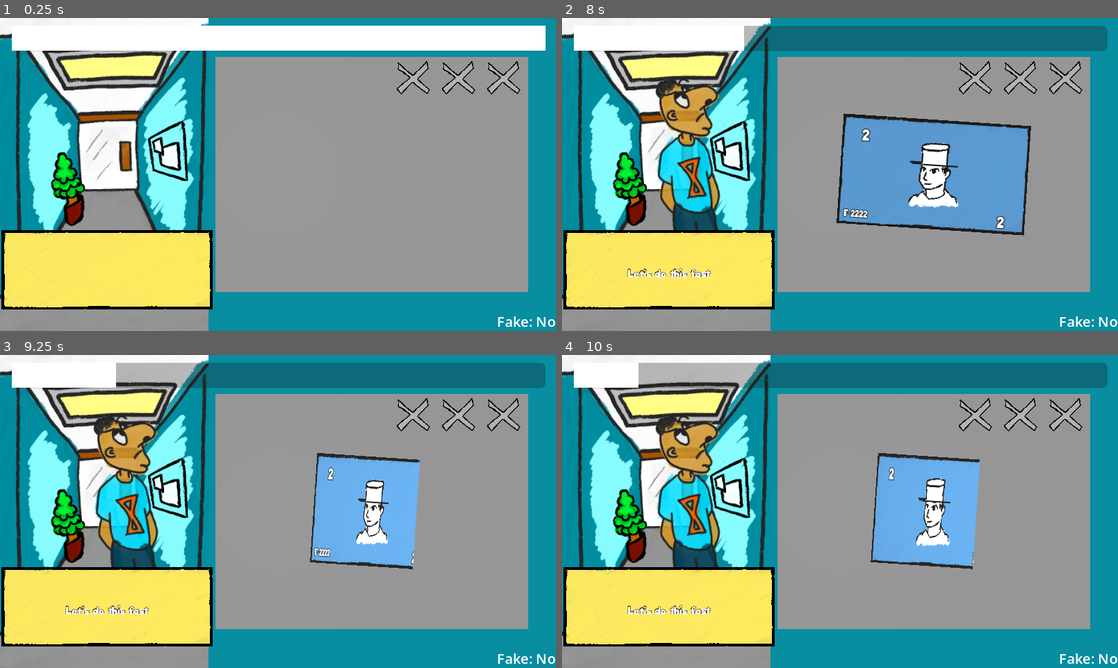
Above: before the commit, frames 1-4 (two rows, left to right).
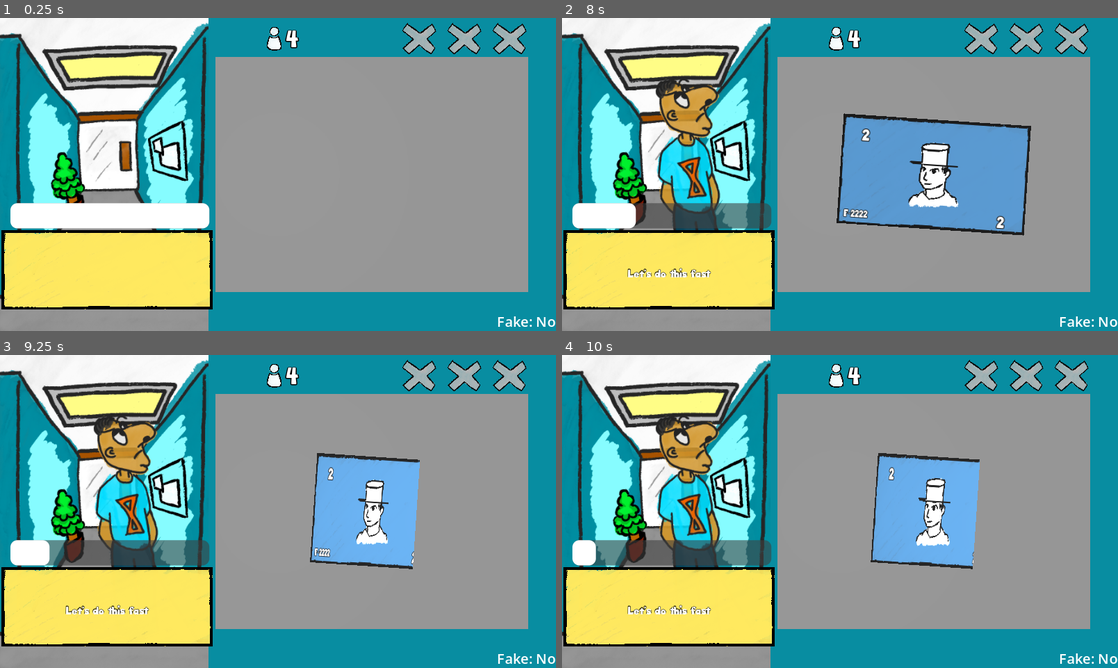
Above: after the commit, the same moments.

Repository: KaitoGameDev/brackeys-gj-2026-2
Game: Godot game, scene res://source/main.tscn
Two runs of this game, one before a commit and one after it. Both use one fixed random seed, a clock stepped at 60 frames per second and the inputs below.
Inputs (mouse positions are in pixels of both pictures, inside the frame that each line leads up to):
- Up to frame 1 (0.25 s): no input
- Up to frame 2 (8 s): move the mouse to (962, 158) at 0.52 s; click (962, 158) at 0.67 s; move the mouse to (728, 190) at 1.27 s; click (728, 190) at 1.42 s; move the mouse to (895, 105) at 2.02 s; click (895, 105) at 2.17 s; move the mouse to (812, 237) at 2.77 s; click (812, 237) at 2.92 s; move the mouse to (1006, 221) at 3.52 s; click (1006, 221) at 3.67 s; move the mouse to (673, 127) at 4.27 s; click (673, 127) at 4.42 s; move the mouse to (867, 174) at 5.02 s; click (867, 174) at 5.17 s; move the mouse to (756, 96) at 5.77 s; click (756, 96) at 5.92 s; move the mouse to (962, 158) at 6.52 s; click (962, 158) at 6.67 s; move the mouse to (728, 190) at 7.27 s; click (728, 190) at 7.42 s
- Up to frame 3 (9.25 s): move the mouse to (333, 442) at 8.02 s; click (333, 442) at 8.17 s; move the mouse to (250, 574) at 8.77 s; click (250, 574) at 8.92 s
- Up to frame 4 (10 s): move the mouse to (1006, 558) at 9.52 s; click (1006, 558) at 9.67 s

The runs differ from the first frame. In frame 1, 9.2% of the frame differs, in the area x 1-99%, y 1-68%; in frame 2, 9.1%; in frame 3, 9.7%; in frame 4, 10%.

Commit message:
move stress bar, count clients, change strike icons

Diff:
--- a/source/main.tscn
+++ b/source/main.tscn
@@ -5,8 +5,10 @@
 [ext_resource type="PackedScene" uid="uid://cgphrv0vs5qic" path="res://source/clients/client_spawner.tscn" id="2_62cc7"]
 [ext_resource type="Script" uid="uid://cdgknd6qunwba" path="res://source/clients/client_resource.gd" id="3_s8x7u"]
 [ext_resource type="Resource" uid="uid://me8molp66ws5" path="res://resources/clients/gramma.tres" id="4_4naa1"]
+[ext_resource type="Texture2D" uid="uid://clg4fcqcfwolp" path="res://assets/icons/people_icon.png" id="4_d5d55"]
 [ext_resource type="PackedScene" uid="uid://c7cr7cw7tvlch" path="res://source/strikes/strikes_container.tscn" id="4_rewae"]
 [ext_resource type="Resource" uid="uid://ymrln18bsxm4" path="res://resources/clients/ulises.tres" id="5_1elff"]
+[ext_resource type="FontFile" uid="uid://bq7fh1y3is7sg" path="res://assets/fonts/Big_Bottom_Typeface_Normal.ttf" id="5_5aqvd"]
 [ext_resource type="Resource" uid="uid://n4vjcmdxhncl" path="res://resources/clients/chuck.tres" id="6_2uit2"]
 [ext_resource type="Texture2D" uid="uid://d2pvvijie7tql" path="res://assets/Bank.png" id="7_4naa1"]
 [ext_resource type="Script" uid="uid://3icy6k2k177c" path="res://source/money/money_resource.gd" id="8_money"]
@@ -38,6 +40,15 @@
 fake_alter_count = 2
 patience_duration = 6.0
 
+[sub_resource type="StyleBoxFlat" id="StyleBoxFlat_rewae"]
+bg_color = Color(0.2509804, 0.2509804, 0.2509804, 0.59607846)
+border_color = Color(0, 0, 0, 1)
+corner_radius_top_left = 8
+corner_radius_top_right = 8
+corner_radius_bottom_right = 8
+corner_radius_bottom_left = 8
+corner_detail = 16
+
 [sub_resource type="Resource" id="Resource_rewae"]
 script = ExtResource("8_wcfg")
 money_count = 10
@@ -48,6 +59,11 @@
 
 [sub_resource type="StyleBoxFlat" id="StyleBoxFlat_2uit2"]
 bg_color = Color(1, 1, 1, 1)
+corner_radius_top_left = 8
+corner_radius_top_right = 8
+corner_radius_bottom_right = 8
+corner_radius_bottom_left = 8
+corner_detail = 16
 
 [sub_resource type="BoxMesh" id="BoxMesh_8heyh"]
 
@@ -82,7 +98,7 @@
 [node name="WaveController" type="Node" parent="Controllers" unique_id=615429479 node_paths=PackedStringArray("money_swipe_controller", "wave_label", "bill_auth_label", "wave_progress_bar")]
 script = ExtResource("2_1elff")
 money_swipe_controller = NodePath("../MoneySwipeController")
-wave_label = NodePath("../../CanvasLayer/WaveContainer/Label")
+wave_label = NodePath("../../CanvasLayer/WaveContainer/PeopleIcon/PeopleCounter")
 bill_auth_label = NodePath("../../CanvasLayer/DebugContainer/BillAuth")
 wave_progress_bar = NodePath("../../CanvasLayer/WaveContainer/ProgressBar")
 waves = Array[ExtResource("8_wcfg")]([SubResource("WaveConfig_1"), SubResource("WaveConfig_2"), SubResource("WaveConfig_3"), SubResource("Resource_rewae")])
@@ -96,31 +112,45 @@
 anchor_right = 1.0
 grow_horizontal = 2
 
-[node name="Label" type="Label" parent="CanvasLayer/WaveContainer" unique_id=511928219]
-visible = false
+[node name="ProgressBar" type="ProgressBar" parent="CanvasLayer/WaveContainer" unique_id=573205662]
 layout_mode = 1
-anchors_preset = 15
-anchor_right = 1.0
-anchor_bottom = 1.0
+anchors_preset = -1
+anchor_left = 0.01875
+anchor_top = 2.84
+anchor_right = 0.3765625
+anchor_bottom = 3.2266667
 grow_horizontal = 2
 grow_vertical = 2
-text = "Wave 1/99"
-horizontal_alignment = 2
-
-[node name="ProgressBar" type="ProgressBar" parent="CanvasLayer/WaveContainer" unique_id=573205662]
-layout_mode = 1
-anchors_preset = 15
-anchor_right = 1.0
-anchor_bottom = 1.0
-offset_left = 14.0
-offset_top = 9.0
-offset_right = -12.0
-offset_bottom = -37.0
-grow_horizontal = 2
-grow_vertical = 2
+theme_override_styles/background = SubResource("StyleBoxFlat_rewae")
 theme_override_styles/fill = SubResource("StyleBoxFlat_2uit2")
 value = 50.0
 show_percentage = false
+metadata/_edit_use_anchors_ = true
+
+[node name="PeopleIcon" type="TextureRect" parent="CanvasLayer/WaveContainer" unique_id=304296803]
+layout_mode = 0
+offset_left = 296.0
+offset_top = 5.0
+offset_right = 336.0
+offset_bottom = 45.0
+texture = ExtResource("4_d5d55")
+expand_mode = 5
+
+[node name="PeopleCounter" type="Label" parent="CanvasLayer/WaveContainer/PeopleIcon" unique_id=511928219]
+layout_mode = 1
+anchors_preset = -1
+anchor_left = 0.825
+anchor_top = -0.3
+anchor_right = 1.85
+anchor_bottom = 0.925
+grow_horizontal = 0
+grow_vertical = 2
+theme_override_constants/outline_size = 5
+theme_override_fonts/font = ExtResource("5_5aqvd")
+theme_override_font_sizes/font_size = 16
+text = "10"
+vertical_alignment = 1
+metadata/_edit_use_anchors_ = true
 
 [node name="DebugContainer" type="Control" parent="CanvasLayer" unique_id=1973432247]
 layout_mode = 3
@@ -144,10 +174,14 @@
 text = "Fake: No"
 
 [node name="StrikesContainer" parent="CanvasLayer" unique_id=1318416351 instance=ExtResource("4_rewae")]
-offset_left = 2.0
-offset_top = -246.0
-offset_right = 2.0
-offset_bottom = -246.0
+anchor_left = 0.725
+anchor_top = 0.022222223
+anchor_right = 0.9828125
+anchor_bottom = 0.12500001
+offset_left = -12.0
+offset_top = -3.0
+offset_right = -12.0
+offset_bottom = -3.0000038
 
 [node name="MoneyContainer" type="Node3D" parent="." unique_id=537026169]
 
--- /dev/null
+++ b/source/strikes/events/on_game_over.gd
@@ -0,0 +1 @@
+class_name OnGameOver
--- a/source/strikes/strikes_controller.gd
+++ b/source/strikes/strikes_controller.gd
@@ -29,3 +29,6 @@
 	elif event.direction == MoneySwipedEvent.Direction.UP and !event.money.money_resource.is_fake():
 		strikes[current_strikes].texture = enabled_strike_texture
 		current_strikes += 1
+
+	if current_strikes == 3:
+		EventBus.send_event(OnGameOver.new())
--- a/source/waves/wave_controller.gd
+++ b/source/waves/wave_controller.gd
@@ -62,6 +62,9 @@
 	_completed_in_wave += 1
 
 	var current_wave := waves[_wave_index]
+
+	_update_wave_label()
+
 	if _completed_in_wave < current_wave.money_count:
 		return
 
@@ -69,8 +72,6 @@
 		_wave_index += 1
 		_spawned_in_wave = 0
 		_completed_in_wave = 0
-		_update_wave_label()
-
 
 func _try_spawn_next() -> void:
 	if _awaiting_destroy:
@@ -122,7 +123,7 @@
 
 
 func _update_wave_label() -> void:
-	wave_label.text = "Wave %d/%d" % [_wave_index + 1, waves.size()]
+	wave_label.text = "{0}".format([waves[_wave_index].money_count + 1 - _completed_in_wave])
 
 
 func _update_bill_auth_label(is_fake: bool) -> void:
Binary file changed: assets/icons/disabled_x.png
Binary file changed: assets/icons/enabled_x.png
Binary file added: assets/icons/people_icon.png
Not shown, added: assets/icons/people_icon.png.import
Not shown, added: source/strikes/events/on_game_over.gd.uid
